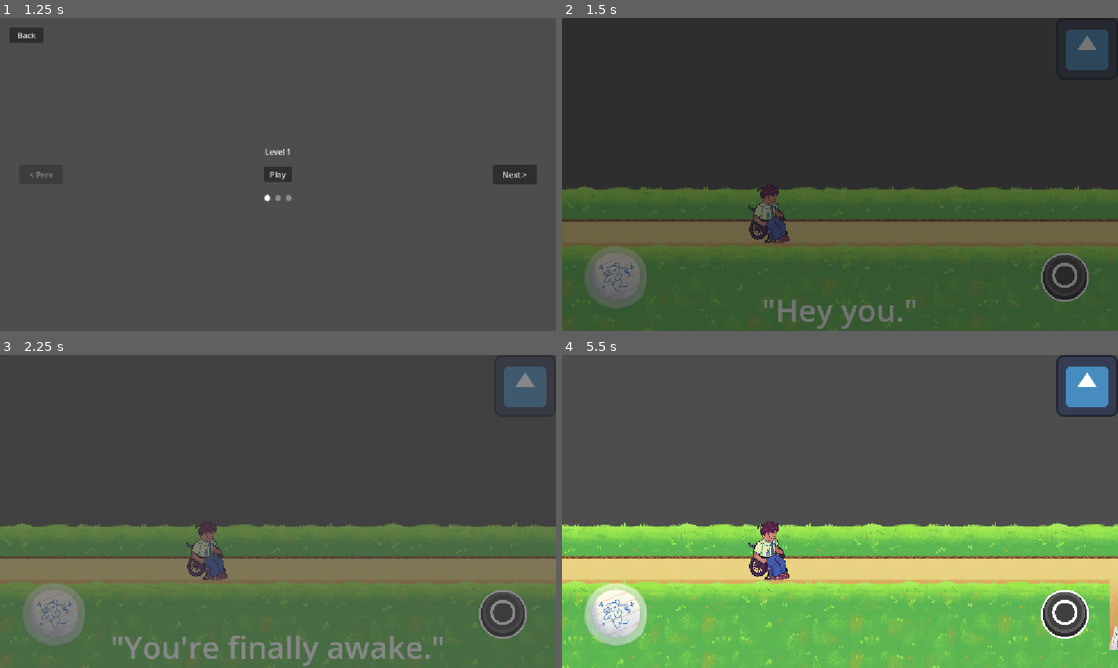
Above: before the commit, frames 1-4 (two rows, left to right).
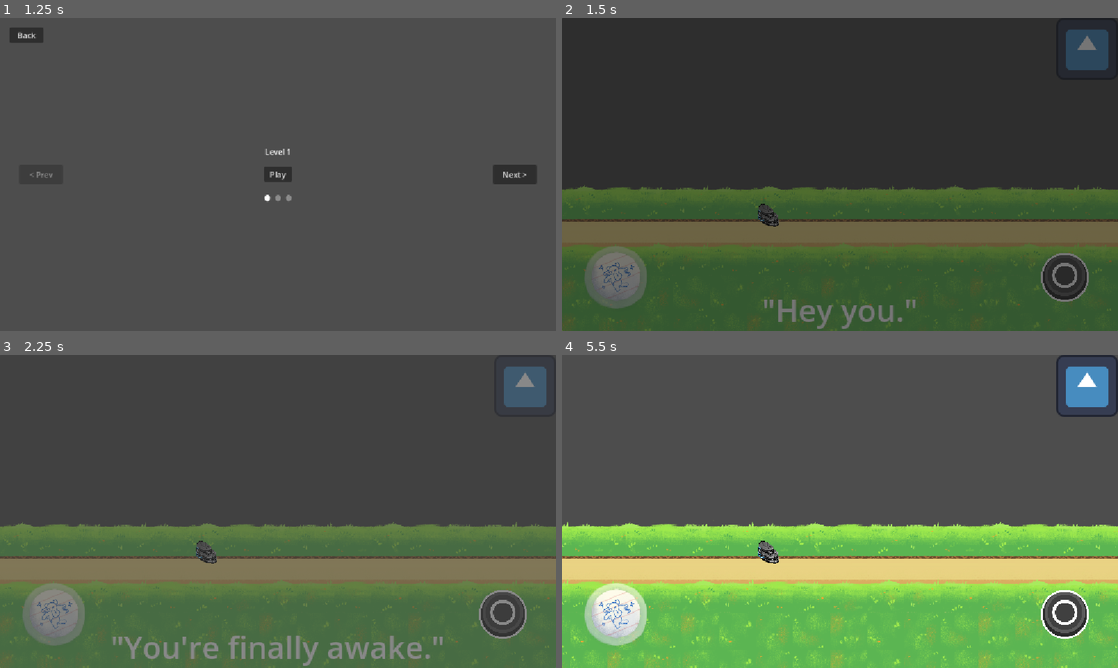
Above: after the commit, the same moments.

Repository: MarkLorens/SeedAcademy
Game: Godot game, scene res://ui/Menu/main_menu.tscn
Two runs of this game, one before a commit and one after it. Both use one fixed random seed, a clock stepped at 60 frames per second and the inputs below. The engine's default icon, where the game draws it, is replaced by a stand-in: a white triangle on a blue panel in a dark square.
Inputs (mouse positions are in pixels of both pictures, inside the frame that each line leads up to):
- Up to frame 1 (1.25 s): click "Start" at 0.5 s
- Up to frame 2 (1.5 s): click "Play" at 1.25 s
- Up to frame 3 (2.25 s): click (278, 511) at 2 s
- Up to frame 4 (5.5 s): click (840, 511) at 2.75 s; click (840, 511) at 3.5 s; click (1062, 614) at 4.25 s; click (617, 614) at 5 s

Frame 1 is identical in both runs. In frame 2, 0.8% of the frame differs, in the area x 33-41%, y 53-73%; in frame 3, 0.8%; in frame 4, 5.7%, in the area x 0-100%, y 53-100%.

Commit message:
armadillo tested and working.

Diff:
--- a/form_tres/armadillo.tres
+++ b/form_tres/armadillo.tres
@@ -1,6 +1,6 @@
 [gd_resource type="Resource" script_class="FormData" format=3 uid="uid://bome6pqwaiyfe"]
 
-[ext_resource type="Script" uid="uid://g2g4i4tnygar" path="res://scripts/form_actions/armadillo.gd" id="1_24302"]
+[ext_resource type="Script" uid="uid://g2g4i4tnygar" path="res://scripts/form_actions/armadillo_action.gd" id="1_24302"]
 [ext_resource type="Texture2D" uid="uid://uu3siudqp3he" path="res://assets/temporary_assets_danu_no_judge/Layered Rock.png" id="1_tn7wf"]
 [ext_resource type="Script" uid="uid://bx2hrhh8teetw" path="res://scripts/resource/FormData.gd" id="2_24302"]
 [ext_resource type="Texture2D" uid="uid://c1f7rlnj5ogqk" path="res://assets/Emote Wheel/Wheel Unlock 3-1 .png" id="4_k187g"]
--- a/props/hazards/Turrets.tscn
+++ b/props/hazards/Turrets.tscn
@@ -14,7 +14,7 @@
 texture = ExtResource("1_pd6fd")
 
 [node name="ShotTriggerZone" type="CollisionShape2D" parent="." unique_id=1647716524]
-position = Vector2(-4727.25, 0)
+position = Vector2(-2958, -6)
 shape = SubResource("RectangleShape2D_fey80")
 
 [node name="Muzzle" type="Marker2D" parent="." unique_id=538653324]
--- a/scenes/level_1.tscn
+++ b/scenes/level_1.tscn
@@ -4,7 +4,7 @@
 [ext_resource type="PackedScene" uid="uid://c5sym1ls2gkxb" path="res://props/player_forms/Player.tscn" id="3_5xbjy"]
 [ext_resource type="Texture2D" uid="uid://dhl8pin3f27oi" path="res://assets/spritesheets/bg-spritesheet.png" id="3_7gny6"]
 [ext_resource type="Script" uid="uid://bx2hrhh8teetw" path="res://scripts/resource/FormData.gd" id="5_15mv3"]
-[ext_resource type="Resource" uid="uid://dleraek6mun4q" path="res://form_tres/human.tres" id="6_e3sih"]
+[ext_resource type="Resource" uid="uid://bome6pqwaiyfe" path="res://form_tres/armadillo.tres" id="6_6dial"]
 [ext_resource type="Script" uid="uid://8vlbf4etx0cd" path="res://scripts/new_form_checkpoint.gd" id="7_2y5yt"]
 [ext_resource type="Texture2D" uid="uid://brhkxw86c1yts" path="res://assets/spritesheets/breakable-sprite-sheet.png" id="8_2aecg"]
 [ext_resource type="Resource" uid="uid://dex1t3kuntlgn" path="res://form_tres/frog.tres" id="8_2os1m"]
@@ -15,6 +15,7 @@
 [ext_resource type="Texture2D" uid="uid://dq1b7kgnoi611" path="res://assets/spritesheets/spritesheet.png" id="12_2aecg"]
 [ext_resource type="PackedScene" uid="uid://b6cd3t06jcai1" path="res://ui/EventUI.tscn" id="12_go7sj"]
 [ext_resource type="PackedScene" uid="uid://d2h3l6oyr3lle" path="res://props/DialogueEventTrigger.tscn" id="14_2aecg"]
+[ext_resource type="PackedScene" uid="uid://byycomofmvfbj" path="res://props/hazards/Turrets.tscn" id="16_7nomh"]
 
 [sub_resource type="TileSetAtlasSource" id="TileSetAtlasSource_6dial"]
 texture = ExtResource("3_7gny6")
@@ -145,8 +146,9 @@
 tile_set = SubResource("TileSet_6kwvf")
 
 [node name="Player" parent="." unique_id=1742630827 instance=ExtResource("3_5xbjy")]
+position = Vector2(1332.9999, 251.99998)
 scale = Vector2(0.7, 0.7)
-forms = Array[ExtResource("5_15mv3")]([ExtResource("6_e3sih")])
+forms = Array[ExtResource("5_15mv3")]([ExtResource("6_6dial")])
 dash_speed = 2750.0
 dash_cooldown = 0.5
 
@@ -154,7 +156,7 @@
 zoom = Vector2(0.3, 0.3)
 
 [node name="PlatformLayer" type="TileMapLayer" parent="." unique_id=1108646245]
-tile_map_data = PackedByteArray("AAAAAAIAAQADAAEAAAABAAIAAQA …(16000 unchanged characters)… CAAAAAAAKAAMAAQADAAAAAAALAAMAAQAEAAAAAAA=")
+tile_map_data = PackedByteArray("AAAAAAIAAQADAAEAAAABAAIAAQA …(16000 unchanged characters)… CAAAAAAAKAAMAAQADAAAAAAALAAMAAQAEAAAAAAARAAIAAQAFAAEAAAA=")
 tile_set = SubResource("TileSet_fey80")
 
 [node name="BreakableLayer" type="TileMapLayer" parent="." unique_id=1114311814]
@@ -200,7 +202,13 @@
 position = Vector2(10545, -103)
 lines = Array[String](["Above!"])
 
+[node name="Turrets" parent="." unique_id=1818455521 instance=ExtResource("16_7nomh")]
+visible = false
+position = Vector2(6117, 334)
+projectile_speed = 300.0
+
 [node name="LevelUI" parent="." unique_id=1469804206 instance=ExtResource("10_2y5yt")]
+metadata/_edit_lock_ = true
 
 [node name="RadialButton" parent="LevelUI/CanvasLayer/MarginContainer" parent_id_path=PackedInt32Array(1469804206, 1625948689) index="0" unique_id=1501342966 node_paths=PackedStringArray("player")]
 player = NodePath("../../../../Player")
--- a/scripts/LevelSceneManager.gd
+++ b/scripts/LevelSceneManager.gd
@@ -50,6 +50,8 @@
 	eventUI.dialogue_finished.connect(_on_intro_finished)
 
 func player_died() -> void:
+	if Player.is_shielded:
+		return
 	game_over.show_game_over()
 
 func _on_intro_finished() -> void:
--- a/scripts/PlayerMovement.gd
+++ b/scripts/PlayerMovement.gd
@@ -31,6 +31,8 @@
 var charge_time := 0.0
 # Event Handler
 var can_move := false
+# True while in a form that grants invulnerability (e.g. armadillo).
+var is_shielded := false
 
 func _ready() -> void:
 	add_to_group("player")
--- a/scripts/Turret.gd
+++ b/scripts/Turret.gd
@@ -9,7 +9,7 @@
 @export var fire_cooldown: float = 1.5
 @export var projectile_speed: float = 800.0
 @export var projectile_range: float = 1200.0
-@export var fire_direction: CharacterBody2D
+@export var fire_direction: Vector2 = Vector2.LEFT
 
 @onready var muzzle: Marker2D = $Muzzle
 
@@ -40,6 +40,6 @@
 	var shot: Projectile = PROJECTILE_SCENE.instantiate()
 	shot.speed = projectile_speed
 	shot.max_distance = projectile_range
-	shot.direction = (fire_direction.global_position - global_position).normalized()
+	shot.direction = fire_direction
 	get_parent().add_child(shot)
 	shot.global_position = muzzle.global_position
--- a/scripts/form_actions/armadillo.gd
+++ b/scripts/form_actions/armadillo_action.gd
@@ -2,9 +2,7 @@
 class_name ArmadilloAction
 
 func on_press(player: CharacterBody2D, _form: FormData) -> void:
-	player.get_node("ShieldCol").monitoring = true
-	player.get_node("ShieldCol").monitorable = true
+	player.is_shielded = true
 
 func on_release(player: CharacterBody2D, _form: FormData, _charge_ratio: float) -> void:
-	player.get_node("ShieldCol").monitoring = false
-	player.get_node("ShieldCol").monitorable = false
+	player.is_shielded = false
Renamed: scripts/form_actions/armadillo.gd.uid -> scripts/form_actions/armadillo_action.gd.uid
